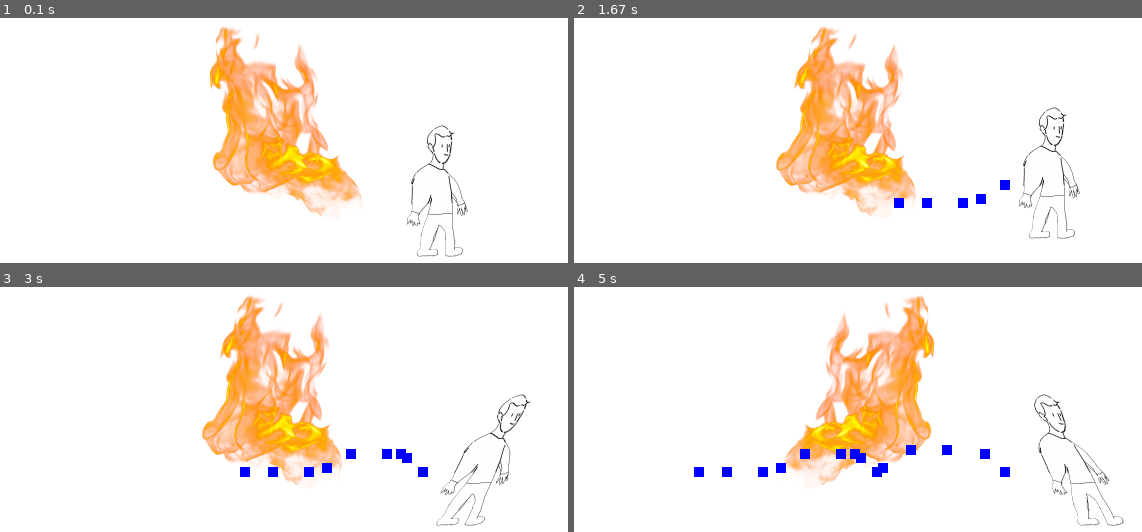
Above: before the commit, frames 1-4 (two rows, left to right).
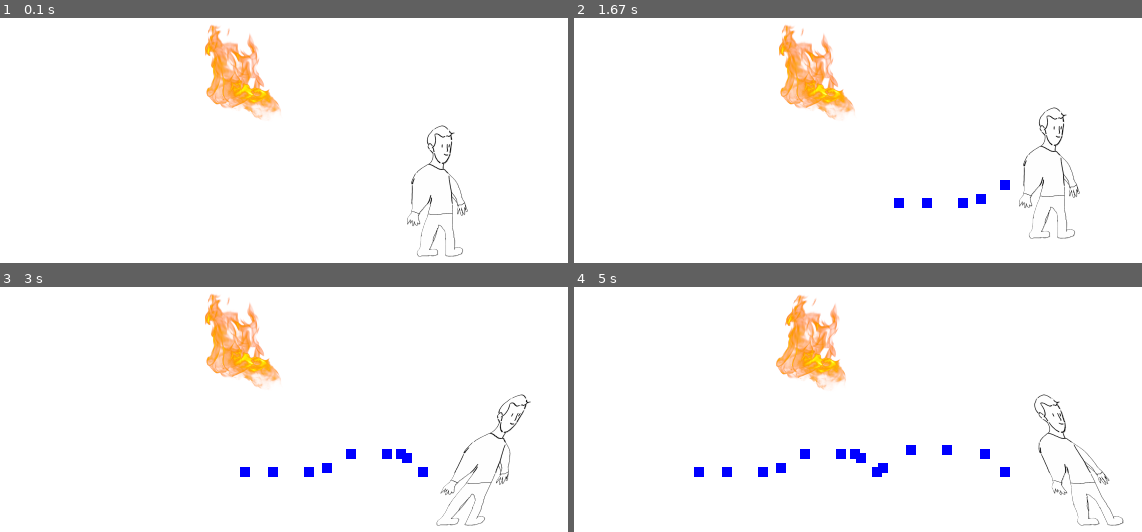
Above: after the commit, the same moments.

Repository: GeorgeGitHubbins/AIProjects
Game: pygame game, started from Pygame/firstgame/firstgame.py
Same seed, same stepped clock (60 frames per second), same inputs: the game is played once before the commit and once after it.
Inputs:
- Up to frame 1 (0.1 s): no input
- Up to frame 2 (1.67 s): tap Space at 0.33, 0.73, 1.03, 1.23, 1.57 s; hold Right 0.67-1.13 s; hold Up 1.17-1.47 s; hold Right from 1.5 s (still down)
- Up to frame 3 (3 s): tap Space at 1.87, 2.07, 2.37, 2.63, 2.97 s; release Right at 1.97 s; hold Left 2-2.53 s; hold Down 2.57-2.87 s; hold Left from 2.9 s (still down)
- Up to frame 4 (5 s): tap Space at 3.27, 3.4, 3.8, 4.1, 4.47, 4.87 s; release Left at 3.3 s; hold Up 3.33-3.7 s; hold Right 3.73-4.37 s; hold Down 4.4-4.77 s; hold Left from 4.8 s (still down)

The runs differ from the first frame. In frame 1, 11% of the frame differs, in the area x 36-64%, y 2-81%; in frame 2, 11%; in frame 3, 11%; in frame 4, 12%, in the area x 35-64%, y 3-81%.

Commit message:
added improvements and new assignemnt

Diff:
--- a/Pygame/firstgame/firstgame.py
+++ b/Pygame/firstgame/firstgame.py
@@ -1,5 +1,8 @@
+#Dont forget to pip install pygame!
+
 import pygame
 from pygame.locals import *
+import random
 
 # Initialize Pygame
 pygame.init()
@@ -8,7 +11,7 @@
 SCREEN_WIDTH = 800
 SCREEN_HEIGHT = 600
 PLAYER_SCALE = 0.10  # Scale factor for the player
-FIRE_SPRITES_HEIGHT = 200  # Desired height for fire sprites
+FIRE_SPRITES_HEIGHT = 100  # Desired height for fire sprites, initialized value
 
 # Create the game window
 screen = pygame.display.set_mode((SCREEN_WIDTH, SCREEN_HEIGHT))
@@ -52,6 +55,7 @@
 # Create player and fire obstacle
 player = pygame.Rect(400, 300, movement_sprites[0].get_width(), movement_sprites[0].get_height())
 fire_obstacle = pygame.Rect(200, 200, fire_sprites[0].get_width(), FIRE_SPRITES_HEIGHT)
+fire_size_ratio = fire_sprites[0].get_width() / FIRE_SPRITES_HEIGHT
 
 # Colors
 white = (255, 255, 255)
@@ -62,7 +66,7 @@
 sprite_index = 0  # To track current sprite in the sequence
 sprite_cycle_speed = 0.01  # Adjust this to control sprite cycling speed
 cycle_counter = 0  # Used to control sprite cycling
-fire_cycle_counter = 0 # Used to control fire sprite cycling
+fire_cycle_counter = 0  # Used to control fire sprite cycling
 fire_sprite_index = 0  # To cycle through fire sprites
 blue_squares = []  # List of blue squares to track projectiles
 
@@ -74,7 +78,7 @@
         # Shooting mechanism
         if event.type == KEYDOWN and event.key == K_SPACE:
             # Create a blue square projectile
-            blue_squares.append(pygame.Rect(player.x, player.y+75, 10, 10))
+            blue_squares.append(pygame.Rect(player.x, player.y + 75, 10, 10))
 
     # Player movement
     keys = pygame.key.get_pressed()
@@ -92,11 +96,37 @@
     player.x += dx
     player.y += dy
 
+
     # Update the sprite cycle
     cycle_counter += sprite_cycle_speed * max(abs(dx), abs(dy), abs(dx) + abs(dy))
     if cycle_counter >= 1:
         sprite_index = (sprite_index + 1) % len(movement_sprites)  # Loop through sprites
         cycle_counter = 0
+
+    fire_cycle_counter += 0.005
+    if fire_cycle_counter >= 1:
+        # Update fire obstacle cycle
+        fire_sprite_index = (fire_sprite_index + 1) % len(fire_sprites)
+        fire_obstacle.x += random.choice(range(-1, 2, 1))
+        fire_obstacle.y += random.choice(range(-1, 2, 1))
+        fire_cycle_counter = 0
+
+    # Update blue squares
+    to_remove = []
+    for square in blue_squares:
+        square.x -= 1  # Move left
+        if square.x < -1000:
+            to_remove.append(square)  # Mark for removal after a total movement of 1000 units
+        elif square.colliderect(fire_obstacle):
+            # If the square collides with the fire obstacle, grow the obstacle
+            FIRE_SPRITES_HEIGHT += 10
+            fire_obstacle.height = FIRE_SPRITES_HEIGHT
+            fire_obstacle.width += 10*fire_size_ratio
+            fire_sprites = scale_sprites(fire_sprites, FIRE_SPRITES_HEIGHT)  # Rescale the fire sprites
+            to_remove.append(square)  # Remove the square after collision
+
+    for square in to_remove:
+        blue_squares.remove(square)  # Remove squares from list
 
     # Check for collisions
     if player.colliderect(fire_obstacle):
@@ -104,25 +134,6 @@
         cycle_counter += sprite_cycle_speed
     else:
         current_sprite = movement_sprites[sprite_index]  # Moving sprite
-
-    fire_cycle_counter += 0.01
-    if fire_cycle_counter >= 1:
-        # Update fire obstacle cycle
-        fire_sprite_index = int(fire_sprite_index + 1) % len(fire_sprites)
-        fire_cycle_counter = 0
-
-
-
-
-    # Update blue squares
-    to_remove = []
-    for square in blue_squares:
-        square.x -= 1  # Move left
-        if square.x < -1000:
-            to_remove.append(square)  # Mark for removal after a total movement of 1000 units
-
-    for square in to_remove:
-        blue_squares.remove(square)  # Remove squares from list
 
     # Draw everything
     screen.fill(white)  # Set the background to white
Not shown, added: EssayWriter/Essaywriter.ipynb
Not shown, added: Logistics Assignment/MasterWorksheet(all data).xlsx
Not shown, added: Logistics Assignment/Programming_Group_14.ipynb
Not shown, added: Logistics Assignment/Sonae Group Case presentation.pdf
Not shown, added: Logistics Assignment/Sonae Group Case presentation.pptx
Not shown, changed: Pygame/firstgame/firstgame.ipynb
Not shown, added: SurveyInstitution/SurveyToInstitution.ipynb
